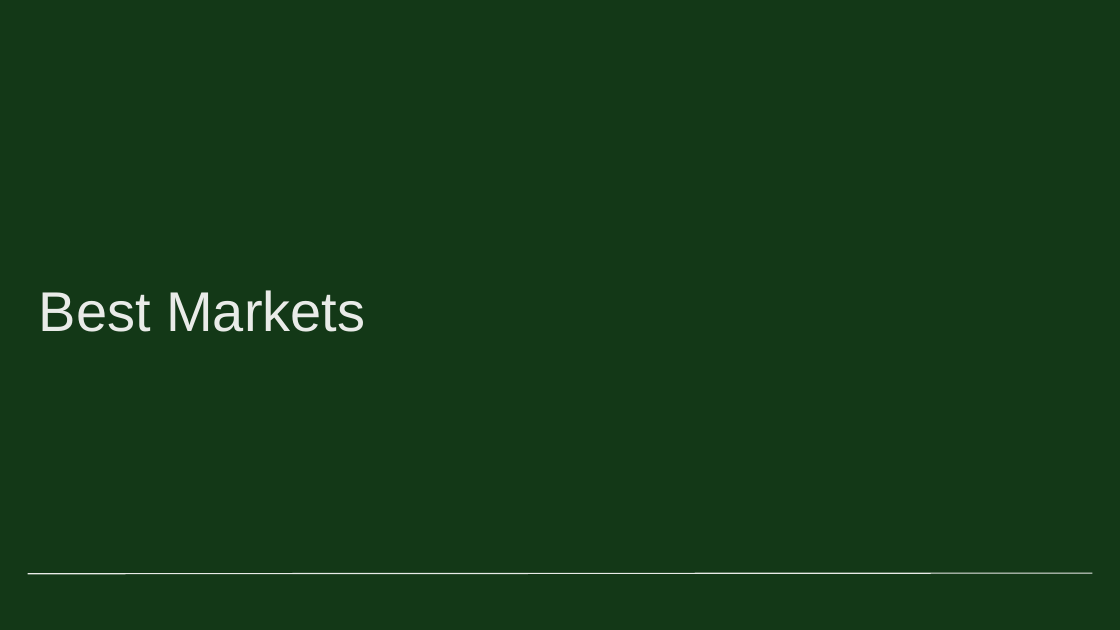
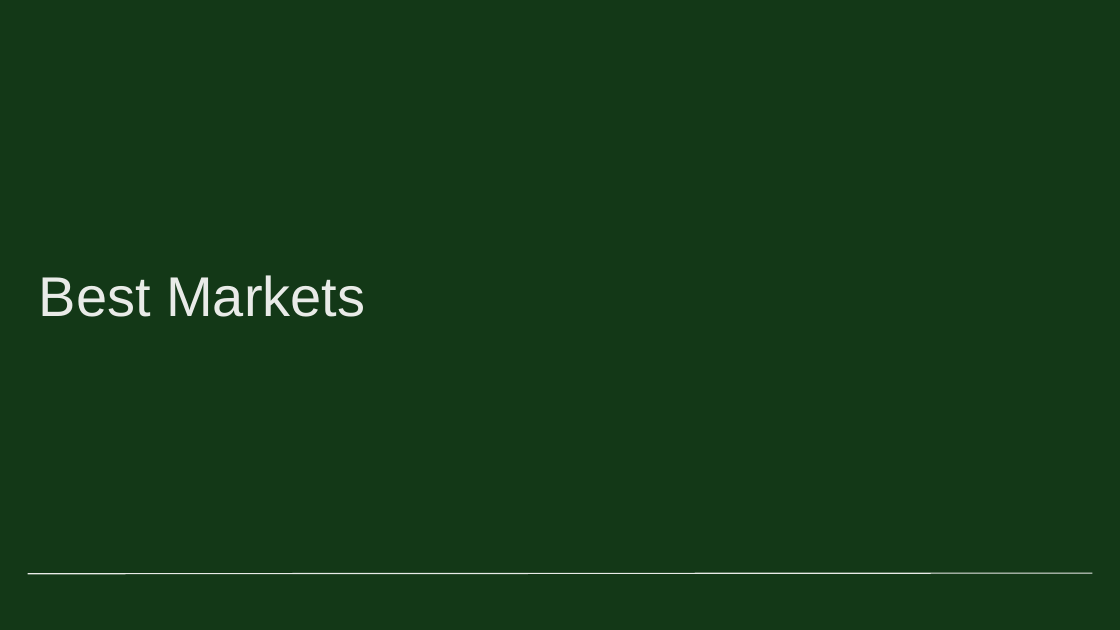
Before and after one commit to Magister774/Clever-Assessment, a slide deck: slide 2 of Smiley Real Estate - Sales Performance Analysis.pptx. Drawn at 1120x630 pixels with LibreOffice and Linux fonts; fonts in the diff are those of the drawing. Boxes give left, top, right and bottom in pixels: in the first picture for what was removed or moved away, otherwise in the second. Text is boxed around its words. In the diff, an @@ line names an element or a change of style, - is before the commit and + after.

```diff
--- a/Smiley Real Estate - Sales Performance Analysis.pptx
+++ b/Smiley Real Estate - Sales Performance Analysis.pptx
@@ title "Best Markets": place and size @@
-title "Best Markets" at <box>39,290,365,332</box>
+title "Best Markets" at <box>39,275,365,317</box>
```
Also in this commit, not shown: 4 other slides changed, 15 slides added.
